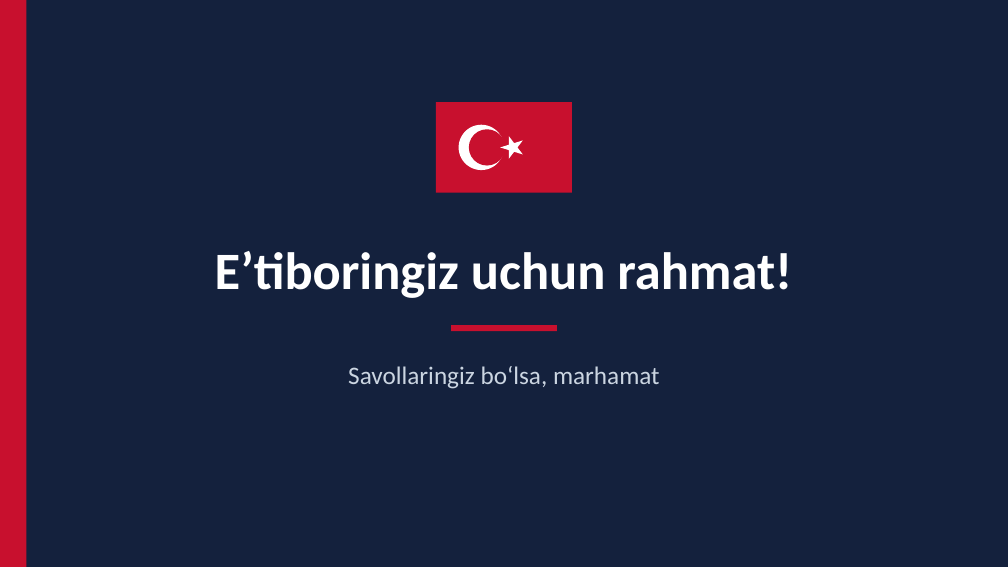
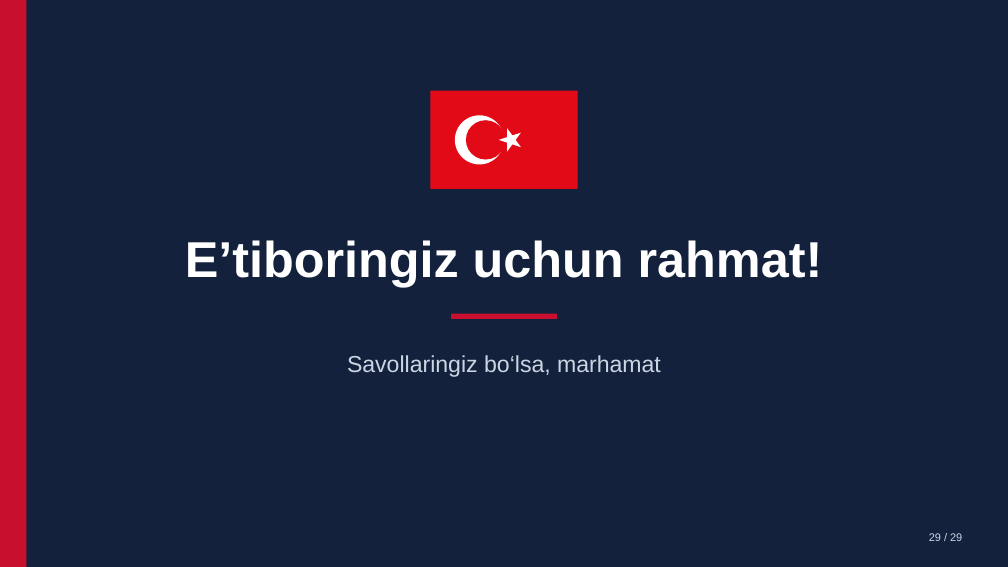
Before and after one commit to muhammadfayzboss-a11y/Prezentatsiyaga, a slide deck: slide 29 of Turkiya_diplomatiyasi.pptx (slide 19 before the commit). Drawn at 1008x567 pixels with LibreOffice and Linux fonts; fonts in the diff are those of the drawing. Boxes give left, top, right and bottom in pixels: in the first picture for what was removed or moved away, otherwise in the second. Text is boxed around its words. In the diff, an @@ line names an element or a change of style, - is before the commit and + after.

```diff
--- a/Turkiya_diplomatiyasi.pptx
+++ b/Turkiya_diplomatiyasi.pptx
@@ rectangle: place and size @@
-rectangle at box(436, 102, 572, 193)
+rectangle at box(430, 91, 578, 189)
@@ rectangle at box(430, 91, 578, 189): fill #C8102E to #E30A17 @@
@@ ellipse: place and size @@
-ellipse at box(459, 125, 504, 170)
+ellipse at box(455, 115, 504, 164)
@@ ellipse at box(466, 120, 505, 160): fill #C8102E to #E30A17 @@
@@ ellipse: place and size @@
-ellipse at box(469, 129, 505, 166)
+ellipse at box(466, 120, 505, 160)
@@ 2 texts, 1 rectangle, 1 star: place and size @@
-2 texts, 1 rectangle, 1 star at box(215, 136, 792, 389)
+2 texts, 1 rectangle, 1 star at box(185, 128, 823, 377)
@@ text "E’tiboringiz uchun rahmat!" at box(185, 240, 823, 287): size 50 to 48 pt, font Calibri to Arial @@
@@ text "Savollaringiz bo‘lsa, marhamat" at box(347, 355, 661, 377): size 24 to 22 pt, font Calibri to Arial @@
@@ text added at box(929, 533, 962, 541), 10.5 pt, text #CBD5E1 @@
+29 / 29
```
Also in this commit, not shown: 2 other slides changed, 26 slides added, 16 slides removed.
